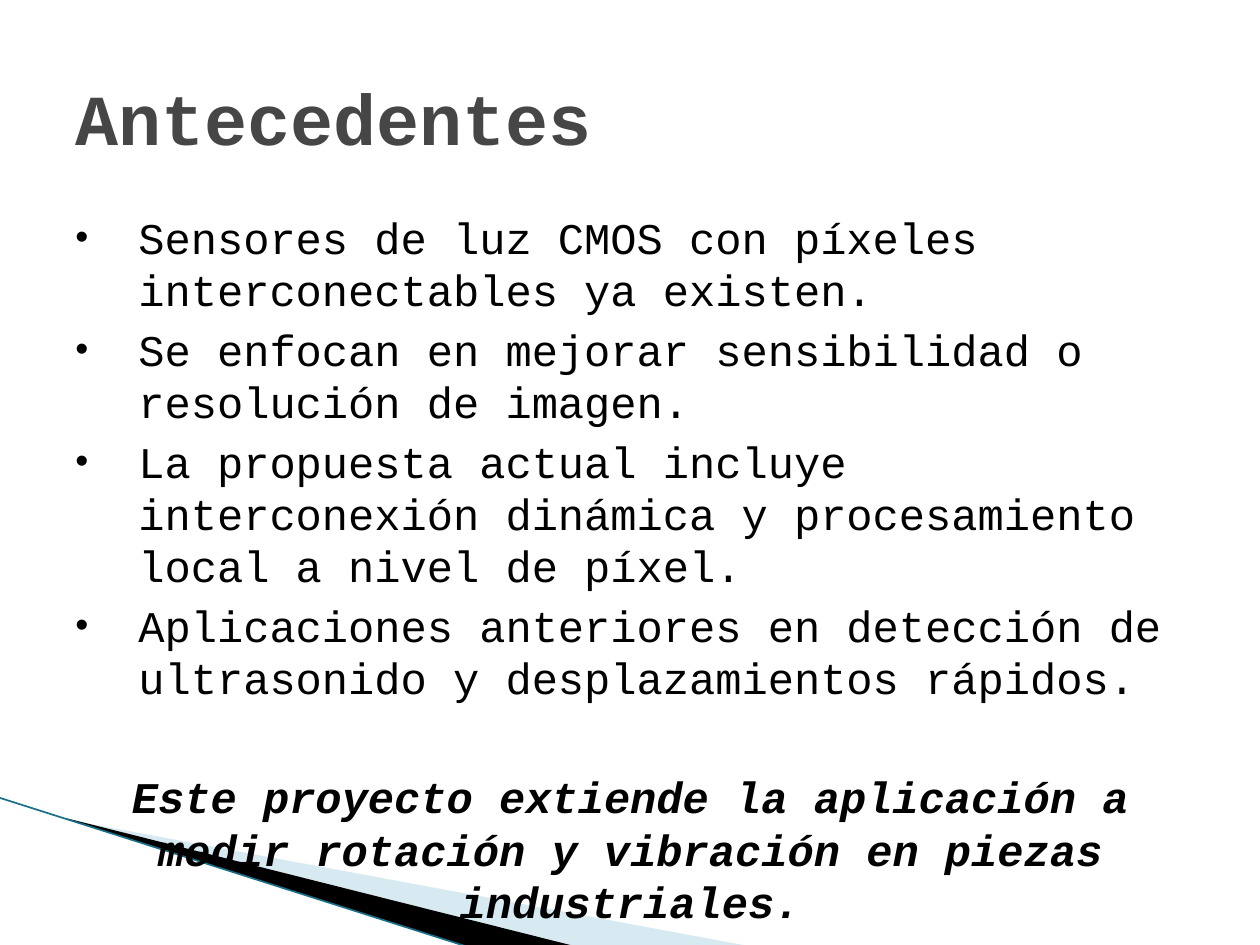
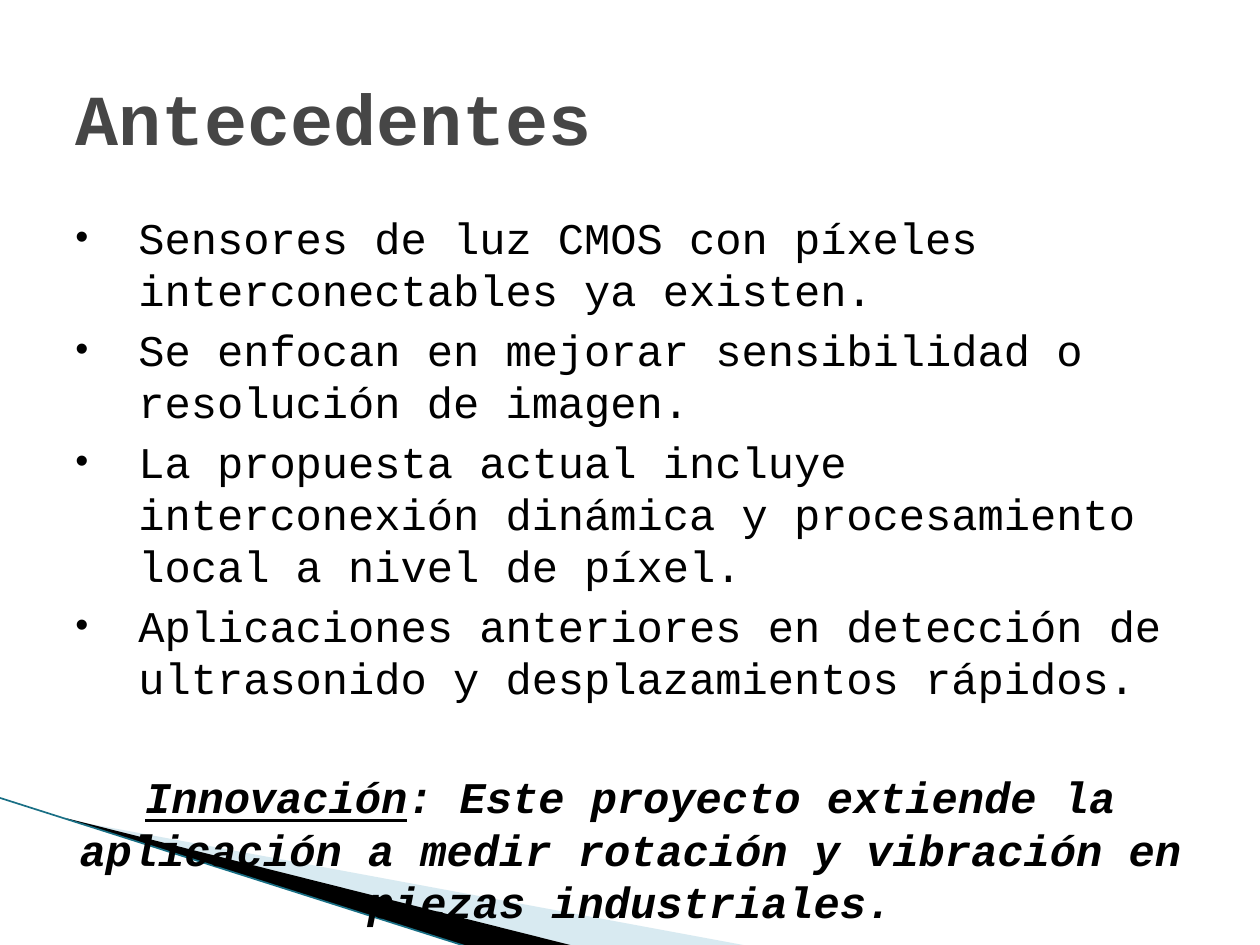
Before and after one commit to marianomorel/maestria-repo, a slide deck: slide 8 of sensores_cmos_presentacion.pptx. Drawn at 1260x945 pixels with LibreOffice and Linux fonts; fonts in the diff are those of the drawing; background and template pictures are left out. Boxes give left, top, right and bottom in pixels: in the first picture for what was removed or moved away, otherwise in the second. Text is boxed around its words. In the diff, an @@ line names an element or a change of style, - is before the commit and + after.

```diff
--- a/sensores_cmos_presentacion.pptx
+++ b/sensores_cmos_presentacion.pptx
@@ text at [80, 782, 1181, 931]: text changed @@
-Este proyecto extiende la aplicación a medir rotación y vibración en piezas industriales.
+Innovación: Este proyecto extiende la aplicación a medir rotación y vibración en piezas industriales.
```
Also in this commit, not shown: 5 other slides changed, 1 other file.
